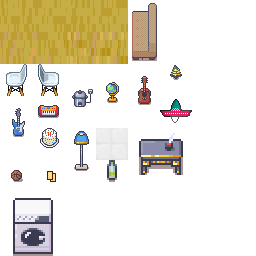
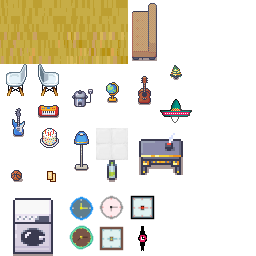
Two versions of the same layered image (256x256). Layer-by-layer changes:
painted on "tileset_hs18.png" over [left=69, top=195, right=155, bottom=251]
